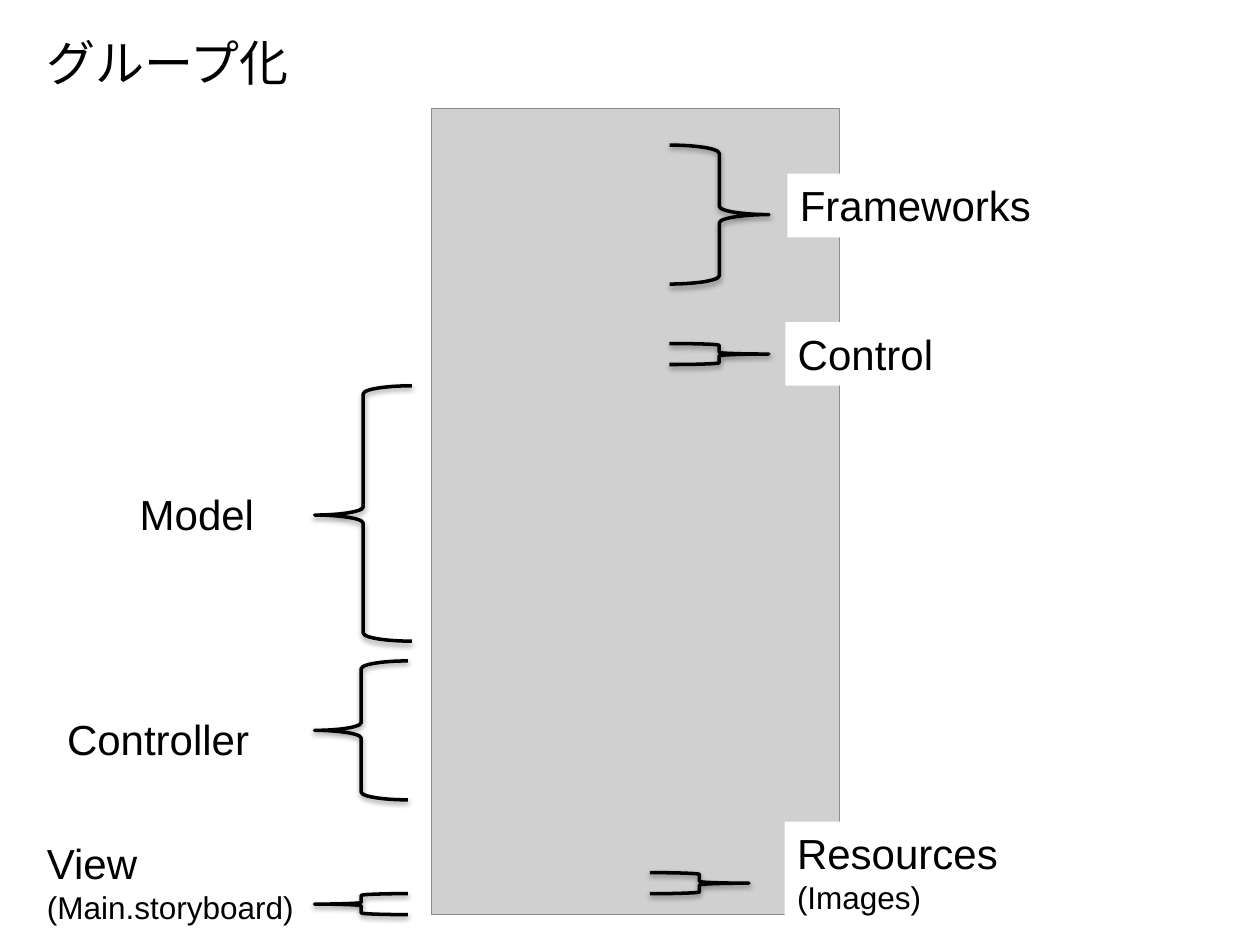
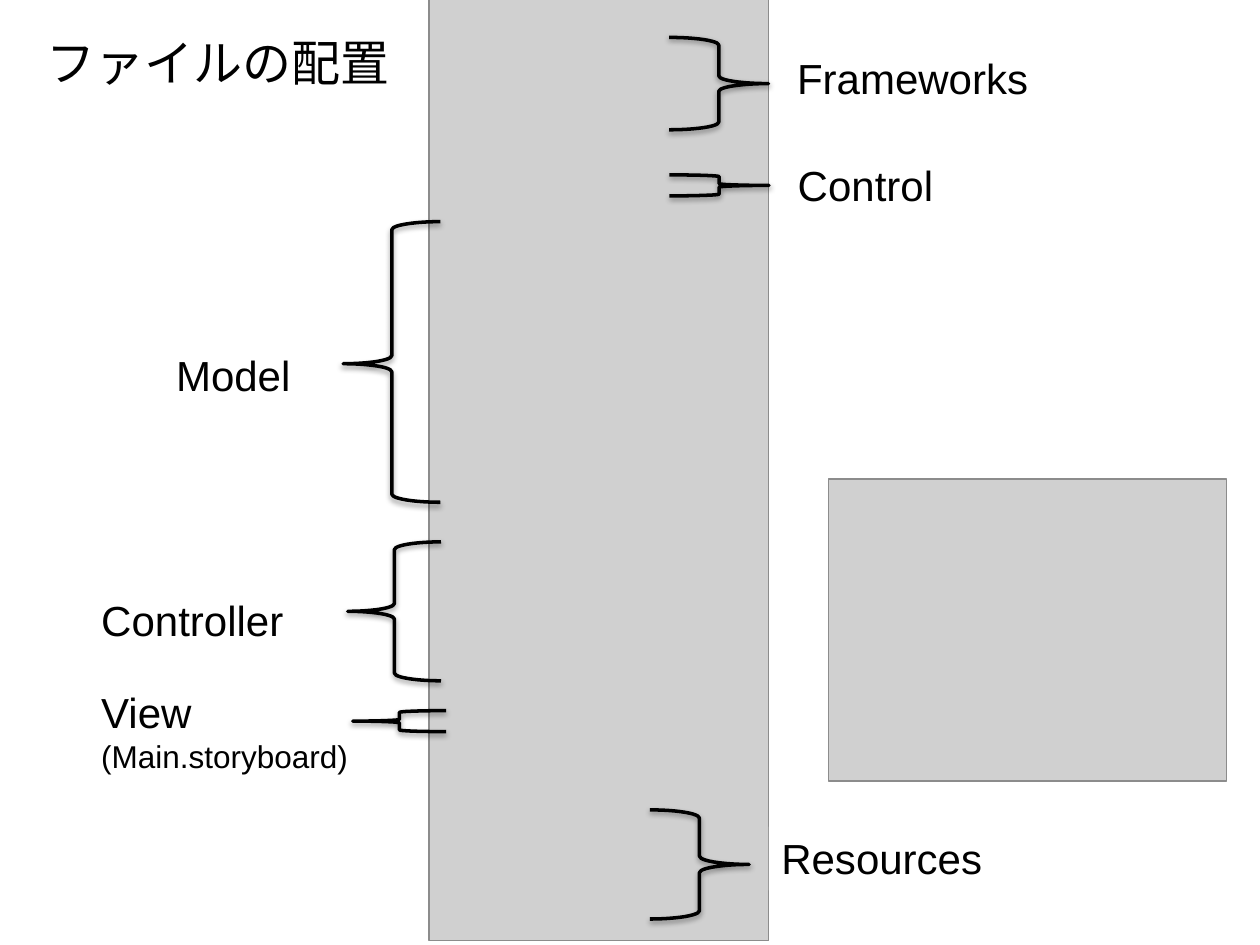
Before and after one commit to furuya02/ToDoApp, a slide deck: slide 3 of doc/ToDoApp.pptx. Drawn at 1260x945 pixels with LibreOffice and Linux fonts; fonts in the diff are those of the drawing; grey boxes stand for pictures. Boxes give left, top, right and bottom in pixels: in the first picture for what was removed or moved away, otherwise in the second. Text is boxed around its words. In the diff, an @@ line names an element or a change of style, - is before the commit and + after.

Commit message:
update pptx

```diff
--- a/doc/ToDoApp.pptx
+++ b/doc/ToDoApp.pptx
@@ picture resized from (x1=432, y1=108, x2=840, y2=915) to (x1=430, y1=0, x2=770, y2=941) @@
@@ text at (x1=47, y1=41, x2=390, y2=85): text changed @@
-グループ化
+ファイルの配置
@@ left brace resized from (x1=669, y1=145, x2=769, y2=284) to (x1=669, y1=38, x2=769, y2=130) @@
@@ text "Frameworks" moved from (x1=800, y1=190, x2=1031, y2=222) to (x1=797, y1=63, x2=1028, y2=95) @@
@@ left brace moved from (x1=669, y1=344, x2=769, y2=365) to (x1=669, y1=175, x2=769, y2=197) @@
@@ text "Control" moved from (x1=798, y1=339, x2=933, y2=371) to (x1=798, y1=170, x2=933, y2=202) @@
@@ left brace resized from (x1=315, y1=386, x2=412, y2=641) to (x1=343, y1=222, x2=440, y2=503) @@
@@ text "Model" moved from (x1=140, y1=499, x2=254, y2=531) to (x1=176, y1=360, x2=290, y2=392) @@
@@ picture added at (x1=828, y1=479, x2=1226, y2=781) @@
@@ left brace moved from (x1=315, y1=662, x2=408, y2=800) to (x1=348, y1=542, x2=441, y2=680) @@
@@ text "Controller" moved from (x1=67, y1=724, x2=249, y2=756) to (x1=101, y1=605, x2=283, y2=637) @@
@@ text "View" moved from (x1=47, y1=848, x2=294, y2=925) to (x1=101, y1=697, x2=348, y2=774) @@
@@ left brace moved from (x1=315, y1=893, x2=408, y2=915) to (x1=353, y1=711, x2=446, y2=732) @@
@@ left brace resized from (x1=650, y1=873, x2=750, y2=895) to (x1=650, y1=810, x2=750, y2=920) @@
@@ text "Resources" moved from (x1=797, y1=840, x2=998, y2=915) to (x1=781, y1=845, x2=982, y2=875) @@
@@ text at (x1=797, y1=886, x2=921, y2=915): paragraph removed @@
-(Images)
```
Also in this commit, not shown: 1 other slide changed, 1 other file.
